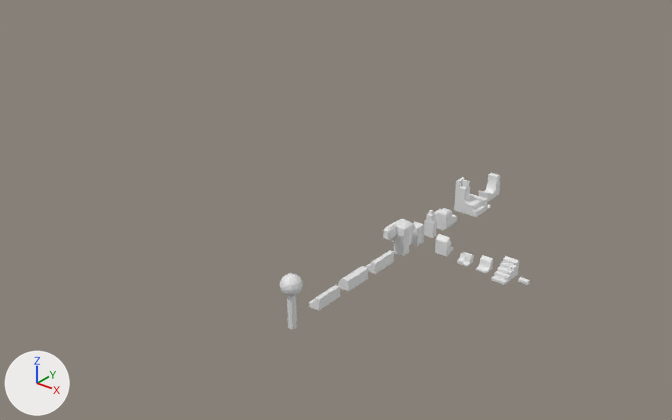
Before and after pictures for a commit that changed the Blender file Assets/Models/Map/domy.blend.
Before and after are seen from a camera (50 mm lens) standing at (80.1, -122.7, 77.4) and looking at (-21.2, 3.9, -1.1). Lighting does not change. The marker at lower left points along +X, +Y and +Z.
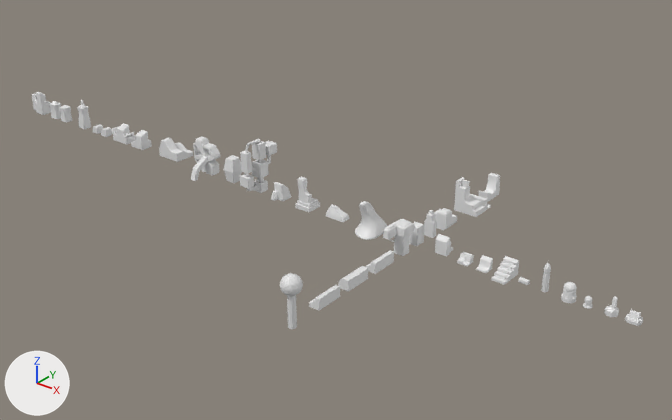
Where the change shows, as pixel boxes [x1, y1, x2, y2] in the pictures (672 x 420 px):
'Cube.019', added: after [240, 139, 277, 193]
'Cube.021', added: after [191, 137, 220, 181]
'Plane', added: after [355, 201, 387, 240]
'Cube.022', added: after [159, 137, 193, 162]
'Cube.017', added: after [295, 176, 320, 212]
'Cube.020', added: after [224, 155, 242, 183]
'Cube.024', added: after [111, 123, 136, 145]
'Cube.029', added: after [32, 92, 51, 115]
'Cube.018', added: after [271, 182, 291, 201]
'Cube.023', added: after [131, 130, 152, 150]
'Cylinder', added: after [561, 282, 577, 303]
'Cube.027', added: after [77, 100, 91, 129]
'Cube.016', added: after [326, 204, 349, 222]
'Cube.015', added: after [625, 309, 643, 326]
'Cube.013', added: after [541, 263, 551, 292]
'Cube.014', added: after [604, 296, 619, 317]
'Cube.028', added: after [59, 105, 73, 123]
'Cube.030', added: after [49, 101, 61, 119]
'Cylinder.001', added: after [583, 296, 593, 309]
'Cube.025', added: after [101, 127, 112, 137]
'Cube.026', added: after [93, 124, 103, 134]

The change, as a diff of the scene's bpy script:
```diff
--- a/Assets/Models/Map/domy.blend.py
+++ b/Assets/Models/Map/domy.blend.py
@@ ob_cube_030 @@
+ob_cube_030 = bpy.data.objects.new('Cube.030', me_cube_033)  # 148 vertices, 146 faces; spans x -1.23..1.23, y -1.0..2.0, z -0.99..3.0; modifiers BEVEL
+ob_cube_030.location = (-103.5, 0.1, 1.0)
@@ ob_cube_029 @@
+ob_cube_029 = bpy.data.objects.new('Cube.029', me_cube_032)  # 54 vertices, 47 faces; spans x -2.75..1.0, y -1.0..1.0, z -1.0..3.06; modifiers BEVEL
+ob_cube_029.location = (-108.6, 0.1, 1.4)
+ob_cube_029.scale = (1.34, 1.34, 1.34)
@@ ob_cube_028 @@
+ob_cube_028 = bpy.data.objects.new('Cube.028', me_cube_031)  # 28 vertices, 26 faces; spans x -1.0..1.0, y -1.0..1.0, z -1.0..2.57; modifiers BEVEL
+ob_cube_028.location = (-99.7, 0.1, 1.0)
@@ ob_cube_027 @@
+ob_cube_027 = bpy.data.objects.new('Cube.027', me_cube_030)  # 48 vertices, 46 faces; spans x -1.0..1.0, y -1.0..1.0, z -1.0..5.8; modifiers BEVEL
+ob_cube_027.location = (-92.8, 0.1, 1.0)
@@ ob_cube_026 @@
+ob_cube_026 = bpy.data.objects.new('Cube.026', me_cube_029)  # 20 vertices, 12 faces; spans x -1.0..1.0, y -1.0..1.0, z -1.0..1.0; modifiers BEVEL
+ob_cube_026.location = (-88.1, 0.1, 0.8)
+ob_cube_026.scale = (0.889, 0.889, 0.889)
@@ ob_cube_025 @@
+ob_cube_025 = bpy.data.objects.new('Cube.025', me_cube_028)  # 14 vertices, 9 faces; spans x -1.0..1.0, y -1.0..1.0, z -1.0..1.0; modifiers BEVEL
+ob_cube_025.location = (-85.1, 0.1, 0.8)
+ob_cube_025.scale = (0.889, 0.889, 0.889)
@@ ob_cube_024 @@
+ob_cube_024 = bpy.data.objects.new('Cube.024', me_cube_027)  # 57 vertices, 52 faces; spans x -3.31..2.76, y -1.0..1.75, z -1.0..2.92; modifiers BEVEL
+ob_cube_024.location = (-78.9, 0.1, 0.9)
@@ ob_cube_023 @@
+ob_cube_023 = bpy.data.objects.new('Cube.023', me_cube_026)  # 22 vertices, 20 faces; spans x -2.7..1.0, y -1.0..1.75, z -1.0..2.92; modifiers BEVEL
+ob_cube_023.location = (-72.7, 0.1, 0.9)
@@ ob_cube_022 @@
+ob_cube_022 = bpy.data.objects.new('Cube.022', me_cube_025)  # 80 vertices, 73 faces; spans x -4.66..1.0, y -1.0..4.16, z -1.02..2.99; modifiers BEVEL
+ob_cube_022.location = (-61.4, 0.1, 1.1)
@@ ob_cube_021 @@
+ob_cube_021 = bpy.data.objects.new('Cube.021', me_cube_024)  # 110 vertices, 103 faces; spans x -4.13..1.63, y -4.91..1.0, z -1.12..6.39; modifiers BEVEL
+ob_cube_021.location = (-50.9, 0.1, 0.8)
@@ ob_cube_020 @@
+ob_cube_020 = bpy.data.objects.new('Cube.020', me_cube_023)  # 12 vertices, 10 faces; spans x -1.39..1.39, y -1.39..1.39, z -1.0..4.16; modifiers BEVEL
+ob_cube_020.location = (-44.8, 0.1, 0.8)
@@ ob_cube_019 @@
+ob_cube_019 = bpy.data.objects.new('Cube.019', me_cube_022)  # 338 vertices, 344 faces; spans x -2.03..1.17, y -3.74..3.88, z -1.0..9.99; modifiers BEVEL
+ob_cube_019.location = (-37.3, 0.1, 0.8)
@@ ob_cube_018 @@
+ob_cube_018 = bpy.data.objects.new('Cube.018', me_cube_021)  # 58 vertices, 51 faces; spans x -1.2..1.36, y -2.11..1.37, z -1.04..2.39; modifiers BEVEL
+ob_cube_018.location = (-31.7, 0.1, 0.8)
@@ ob_cube_017 @@
+ob_cube_017 = bpy.data.objects.new('Cube.017', me_cube_020)  # 93 vertices, 84 faces; spans x -1.71..1.71, y -1.71..1.71, z 0.49..6.74; modifiers BEVEL
+ob_cube_017.location = (-25.0, 0.0, -0.7)
@@ ob_cube_016 @@
+ob_cube_016 = bpy.data.objects.new('Cube.016', me_cube_019)  # 176 vertices, 174 faces; spans x -3.15..1.0, y -1.0..1.0, z -1.0..1.23
+ob_cube_016.location = (-16.6, 0.0, 0.8)
@@ ob_plane @@
+ob_plane = bpy.data.objects.new('Plane', me_plane)  # 35 vertices, 32 faces; spans x -3.19..3.1, y -4.03..4.85, z -3.62..2.96; modifiers SUBSURF
+ob_plane.location = (-9.9, 0.0, 3.1)
@@ ob_cube_015 @@
+ob_cube_015 = bpy.data.objects.new('Cube.015', me_cube_017)  # 268 vertices, 259 faces, 2 loose edges; spans x -1.27..1.2, y -1.4..1.44, z -1.0..0.97; modifiers BEVEL
+ob_cube_015.location = (40.2, 0.0, 0.9)
+ob_cube_015.scale = (1.0, 0.591, 1.0)
@@ ob_cube_014 @@
+ob_cube_014 = bpy.data.objects.new('Cube.014', me_cube_016)  # 72 vertices, 70 faces; spans x -1.0..1.0, y -1.0..1.0, z -0.47..3.04
+ob_cube_014.location = (36.5, 0.0, 0.4)
@@ ob_cylinder_001 @@
+ob_cylinder_001 = bpy.data.objects.new('Cylinder.001', me_cylinder_001)  # 640 vertices, 610 faces; spans x -0.77..0.77, y -0.77..0.77, z -0.84..0.92
+ob_cylinder_001.location = (32.6, 0.0, 0.7)
@@ ob_cylinder @@
+ob_cylinder = bpy.data.objects.new('Cylinder', me_cylinder)  # 768 vertices, 738 faces; spans x -1.16..1.16, y -1.16..1.16, z -1.88..1.18
+ob_cylinder.location = (29.4, 0.0, 1.7)
@@ ob_cube_013 @@
+ob_cube_013 = bpy.data.objects.new('Cube.013', me_cube_015)  # 104 vertices, 102 faces; spans x -1.49..1.49, y -1.49..1.49, z -9.37..2.92
+ob_cube_013.location = (25.2, 0.0, 4.1)
+ob_cube_013.scale = (0.35, 0.35, 0.452)
```
